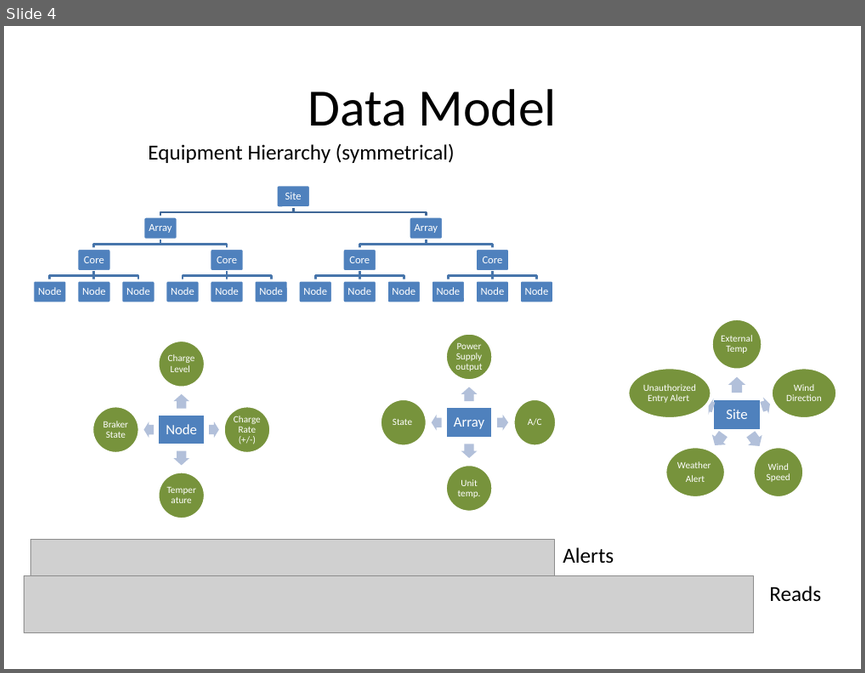
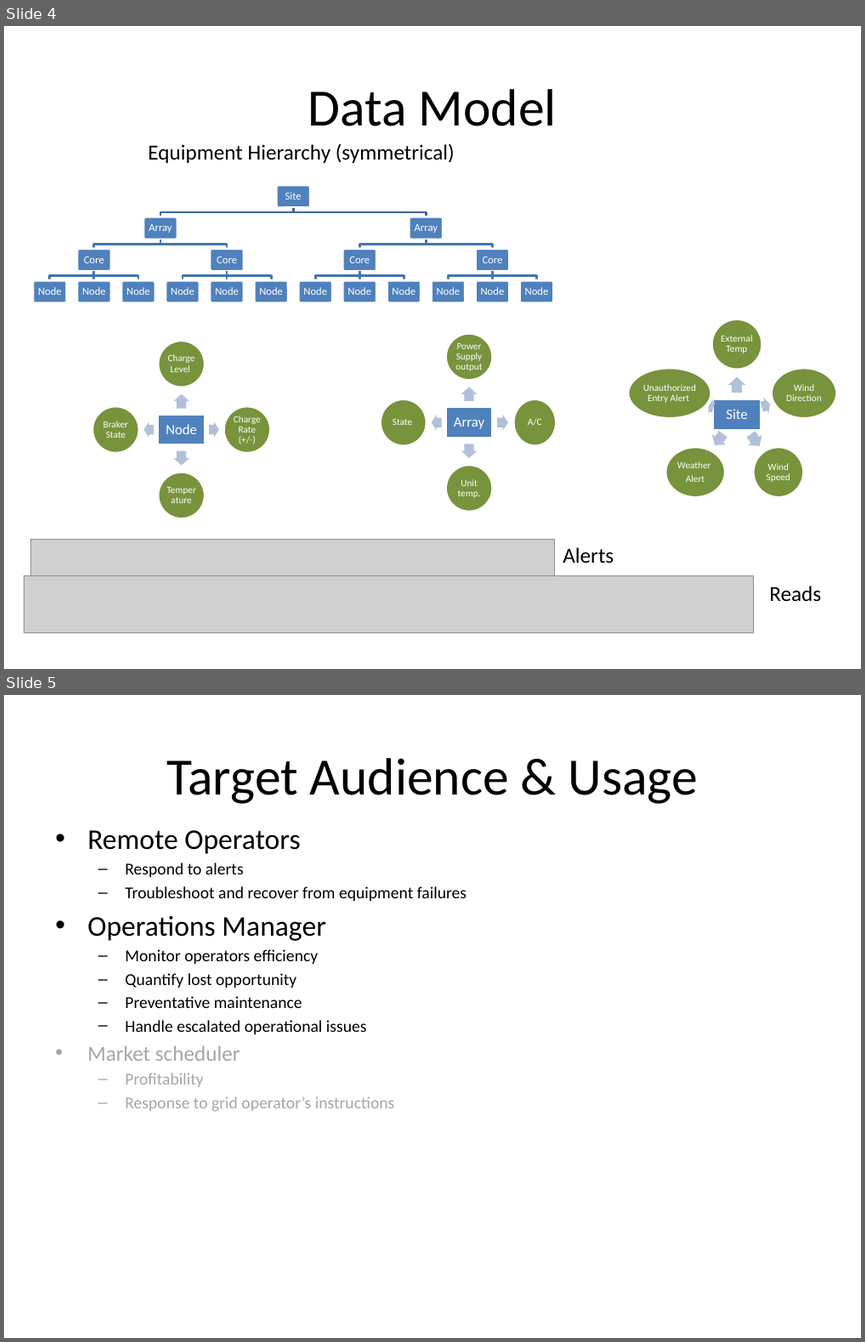
Before and after one commit to roygv/w251Final, a slide deck: Docs/AgI presentation.pptx. Shown one above the other, each under a label of ours: slide 4 before the commit, slides 4 and 5 after it. The pictures are 865x673 and 865x1342 pixels, drawn with LibreOffice and Linux fonts; fonts in the diff are those of the drawing; grey boxes stand for pictures. Boxes give left, top, right and bottom in pixels: in the first picture for what was removed or moved away, otherwise in the second. Text is boxed around its words. In the diff, an @@ line names an element or a change of style, - is before the commit and + after.

```diff
--- a/Docs/AgI presentation.pptx
+++ b/Docs/AgI presentation.pptx
@@ slide 5 added at [4, 695, 861, 1338], background #FFFFFF @@
@@ title added at [166, 758, 698, 804], 44 pt, text #000000 @@
+Target Audience & Usage
@@ text added at [87, 830, 466, 1111], 14 pt, text #000000 @@
+• Remote Operators
+  – Respond to alerts
+  – Troubleshoot and recover from equipment failures
+• Operations Manager
+  – Monitor operators efficiency
+  – Quantify lost opportunity
+  – Preventative maintenance
+  – Handle escalated operational issues
+• Market scheduler
+  – Profitability
+  – Response to grid operator’s instructions
```
Also in this commit, not shown: 4 other files.
